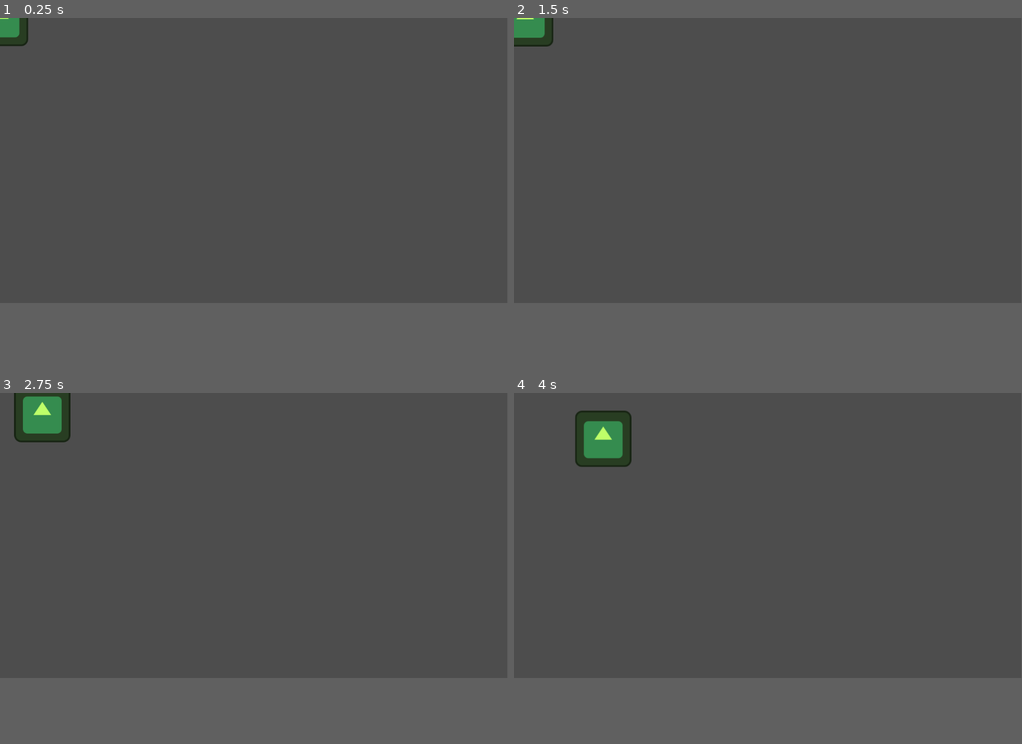
Above: before the commit, frames 1-4 (two rows, left to right).
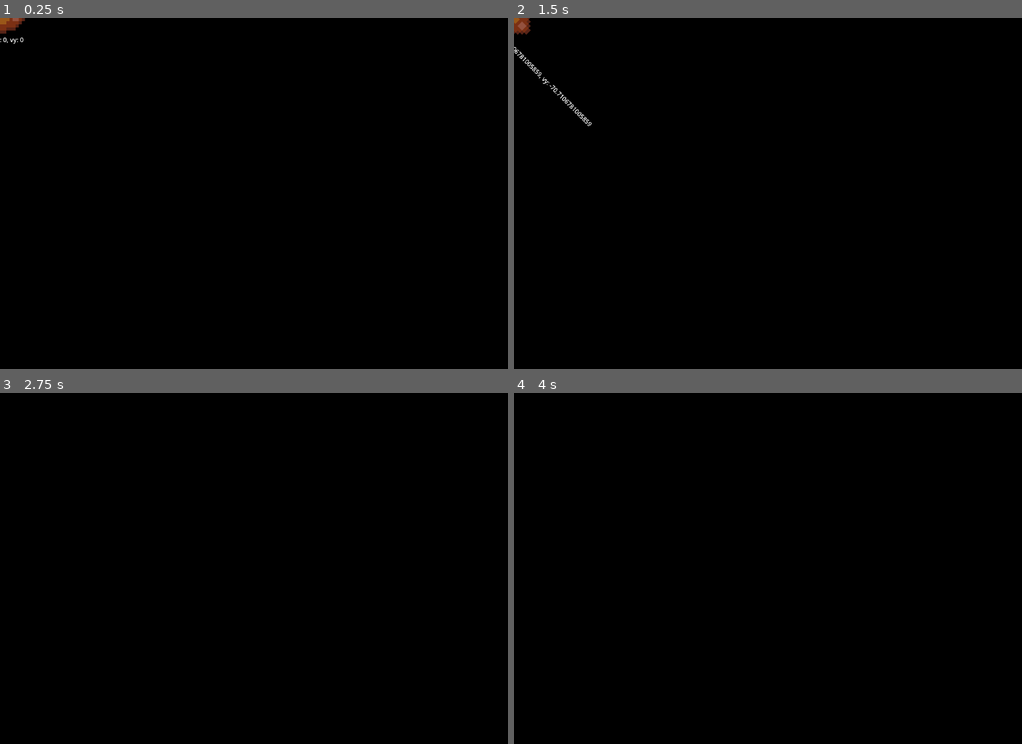
Above: after the commit, the same moments.

Repository: LaffertyDev/ld53-space-truckers
Game: Godot game, scene res://src/game/ships/ship.tscn
Same seed, same stepped clock (60 frames per second), same inputs: the game is played once before the commit and once after it. This scene is started directly instead of the project's main scene. The engine's default icon, where the game draws it, is replaced by a stand-in: a white triangle on a blue panel in a dark square.
Inputs:
- Up to frame 1 (0.25 s): no input
- Up to frame 2 (1.5 s): tap Enter at 0.5 s; hold Right (ui_right) 0.53-1.28 s; hold X (all_stop, bound only after the commit) 0.53-1.28 s; hold Down (ui_down) from 1.28 s (still down); tap X (all_stop, bound only after the commit) at 1.35 s
- Up to frame 3 (2.75 s): release Down (ui_down) at 2.03 s; hold Right (ui_right) from 2.03 s (still down); hold X (all_stop, bound only after the commit) from 2.03 s (still down)
- Up to frame 4 (4 s): release Right (ui_right) at 2.78 s; release X (all_stop, bound only after the commit) at 2.78 s; hold W (ship_thrust, bound only before the commit) 2.78-3.53 s; tap X (all_stop, bound only after the commit) at 2.85 s; hold Left (ui_left) from 3.53 s (still down); hold X (all_stop, bound only after the commit) from 3.53 s (still down)
In our replay, the window is 799x449 before the commit and 800x553 after it. These sizes can differ from the game's own. Grey fills any space a smaller window leaves; there, only what the larger window draws over its background counts as a difference.

The runs differ from the first frame. In frame 1, 81% of the frame differs, in the area x 0-100%, y 0-82%; in frame 2, 81%; in frame 3, 81%; in frame 4, 81%.

Commit message:
add players and improve movement code

Diff:
--- a/project.godot
+++ b/project.godot
@@ -15,15 +15,46 @@
 config/features=PackedStringArray("4.0", "GL Compatibility")
 config/icon="res://icon.svg"
 
+[display]
+
+window/size/viewport_width=1300
+window/size/viewport_height=900
+
 [input]
 
-ship_thrust={
+ship_thrust_forward={
 "deadzone": 0.5,
 "events": [Object(InputEventKey,"resource_local_to_scene":false,"resource_name":"","device":0,"window_id":0,"alt_pressed":false,"shift_pressed":false,"ctrl_pressed":false,"meta_pressed":false,"pressed":false,"keycode":0,"physical_keycode":87,"key_label":0,"unicode":0,"echo":false,"script":null)
+, Object(InputEventKey,"resource_local_to_scene":false,"resource_name":"","device":-1,"window_id":0,"alt_pressed":false,"shift_pressed":false,"ctrl_pressed":false,"meta_pressed":false,"pressed":false,"keycode":0,"physical_keycode":4194320,"key_label":0,"unicode":0,"echo":false,"script":null)
+]
+}
+rotate_clockwise={
+"deadzone": 0.5,
+"events": [Object(InputEventKey,"resource_local_to_scene":false,"resource_name":"","device":-1,"window_id":0,"alt_pressed":false,"shift_pressed":false,"ctrl_pressed":false,"meta_pressed":false,"pressed":false,"keycode":0,"physical_keycode":4194321,"key_label":0,"unicode":0,"echo":false,"script":null)
+, Object(InputEventKey,"resource_local_to_scene":false,"resource_name":"","device":-1,"window_id":0,"alt_pressed":false,"shift_pressed":false,"ctrl_pressed":false,"meta_pressed":false,"pressed":false,"keycode":0,"physical_keycode":68,"key_label":0,"unicode":100,"echo":false,"script":null)
+]
+}
+rotate_counterclockwise={
+"deadzone": 0.5,
+"events": [Object(InputEventKey,"resource_local_to_scene":false,"resource_name":"","device":-1,"window_id":0,"alt_pressed":false,"shift_pressed":false,"ctrl_pressed":false,"meta_pressed":false,"pressed":false,"keycode":0,"physical_keycode":4194319,"key_label":0,"unicode":0,"echo":false,"script":null)
+, Object(InputEventKey,"resource_local_to_scene":false,"resource_name":"","device":-1,"window_id":0,"alt_pressed":false,"shift_pressed":false,"ctrl_pressed":false,"meta_pressed":false,"pressed":false,"keycode":0,"physical_keycode":65,"key_label":0,"unicode":97,"echo":false,"script":null)
+]
+}
+ship_thrust_backward={
+"deadzone": 0.5,
+"events": [Object(InputEventKey,"resource_local_to_scene":false,"resource_name":"","device":-1,"window_id":0,"alt_pressed":false,"shift_pressed":false,"ctrl_pressed":false,"meta_pressed":false,"pressed":false,"keycode":0,"physical_keycode":83,"key_label":0,"unicode":115,"echo":false,"script":null)
+, Object(InputEventKey,"resource_local_to_scene":false,"resource_name":"","device":-1,"window_id":0,"alt_pressed":false,"shift_pressed":false,"ctrl_pressed":false,"meta_pressed":false,"pressed":false,"keycode":0,"physical_keycode":4194322,"key_label":0,"unicode":0,"echo":false,"script":null)
+]
+}
+all_stop={
+"deadzone": 0.5,
+"events": [Object(InputEventKey,"resource_local_to_scene":false,"resource_name":"","device":-1,"window_id":0,"alt_pressed":false,"shift_pressed":false,"ctrl_pressed":false,"meta_pressed":false,"pressed":false,"keycode":0,"physical_keycode":88,"key_label":0,"unicode":120,"echo":false,"script":null)
 ]
 }
 
 [rendering]
 
+textures/canvas_textures/default_texture_filter=0
 renderer/rendering_method="gl_compatibility"
 renderer/rendering_method.mobile="gl_compatibility"
+environment/defaults/default_clear_color=Color(0, 0, 0, 1)
--- a/src/game/persistant_world.gd
+++ b/src/game/persistant_world.gd
@@ -7,13 +7,47 @@
 const actual_server_addr = "wss://lafferty.dev:%s" % networked_port
 
 func _ready():
-	if DisplayServer.get_name() == "headless":
-		start_server()
+	if OS.is_debug_build():
+		if DisplayServer.get_name() == "headless":
+			start_server_direct()
+		else:
+			start_client_direct()
 	else:
-		start_client()
+		if DisplayServer.get_name() == "headless":
+			start_server()
+		else:
+			start_client()
+
+func start_server_direct():
+	print("Starting Server!")
+	var peer = ENetMultiplayerPeer.new()
+	multiplayer.connected_to_server.connect(self._on_connected_to_server)
+	multiplayer.server_disconnected.connect(self._on_server_disconnect)
+	multiplayer.peer_connected.connect(self.create_player)
+	multiplayer.peer_disconnected.connect(self.destroy_player)
+	peer.create_server(networked_port)
+	if peer.get_connection_status() == MultiplayerPeer.CONNECTION_DISCONNECTED:
+		OS.alert("Failed to start multiplayer server.")
+		return
+	multiplayer.set_multiplayer_peer(peer)
+
+	print("Server Started Successfully")
+func start_client_direct():
+	print("Starting Client in WS mode!!")
+	var peer = ENetMultiplayerPeer.new()
+	peer.create_client("localhost", networked_port)
+	if peer.get_connection_status() == MultiplayerPeer.CONNECTION_DISCONNECTED:
+		OS.alert("Failed to start client!")
+		return
+	multiplayer.set_multiplayer_peer(peer)
+	multiplayer.connected_to_server.connect(self._on_connected_to_server)
+	multiplayer.server_disconnected.connect(self._on_server_disconnect)
+	multiplayer.peer_connected.connect(self._on_client_peer_connected)
+	print("Client Started Successfully")
+
 
 func start_server():
-	print("Starting Server!")
+	print("Starting Server in WS mode!")
 	var peer = WebSocketMultiplayerPeer.new()
 	multiplayer.connected_to_server.connect(self._on_connected_to_server)
 	multiplayer.server_disconnected.connect(self._on_server_disconnect)
@@ -31,7 +65,7 @@
 	print("Server Started Successfully")
 
 func start_client():
-	print("Starting Client!")
+	print("Starting Client in WS mode!!")
 	var peer = WebSocketMultiplayerPeer.new()
 	var client_trusted_cas = load("res://fullchain.crt")
 	var client_tls_options = TLSOptions.client(client_trusted_cas)
--- a/src/game/persistant_world.tscn
+++ b/src/game/persistant_world.tscn
@@ -1,7 +1,8 @@
-[gd_scene load_steps=3 format=3 uid="uid://c23qm6uk0e3fw"]
+[gd_scene load_steps=4 format=3 uid="uid://c23qm6uk0e3fw"]
 
 [ext_resource type="Script" path="res://src/game/persistant_world.gd" id="1_hq46o"]
 [ext_resource type="Texture2D" uid="uid://b2m2o4ld48a32" path="res://icon.svg" id="2_dv08l"]
+[ext_resource type="PackedScene" uid="uid://dqwbw6ff8whb" path="res://src/game/stations/station.tscn" id="3_i2vhq"]
 
 [node name="persistant_world" type="Node2D"]
 script = ExtResource("1_hq46o")
@@ -14,8 +15,8 @@
 spawn_path = NodePath("../networked_player_list")
 
 [node name="Sprite2D" type="Sprite2D" parent="."]
-position = Vector2(308, 287)
-scale = Vector2(6.85938, 6.55469)
+position = Vector2(-252, 371.25)
+scale = Vector2(2.45313, 2.34766)
 texture = ExtResource("2_dv08l")
 
 [node name="player_ships_list" type="Node" parent="."]
@@ -25,5 +26,8 @@
 _spawnable_scenes = PackedStringArray("res://src/game/ships/ship.tscn")
 spawn_path = NodePath("../player_ships_list")
 
+[node name="station" parent="." instance=ExtResource("3_i2vhq")]
+position = Vector2(-177, 145)
+
 [connection signal="despawned" from="spawner_player" to="." method="_on_multiplayer_spawner_despawned"]
 [connection signal="spawned" from="spawner_player" to="." method="_on_multiplayer_spawner_spawned"]
--- a/src/game/ships/ship.gd
+++ b/src/game/ships/ship.gd
@@ -1,7 +1,8 @@
 extends CharacterBody2D
 
 var player_name: String
-const SPEED = 5.0
+const MAX_SPEED = 1500.0
+const ACCELERATION_PER_SECOND = 600 #980 is default gravity
 
 @export var my_velocity = self.velocity
 
@@ -21,5 +22,33 @@
 	pass
 
 func _physics_process(_delta):
-	velocity += %ShipInputSync.direction
+	rotation = deg_to_rad(%ShipInputSync.ship_rotation_degrees)
+	%debug_label.text = "rd: %s, vx: %s, vy: %s" % [int(rad_to_deg(rotation)), velocity.x, velocity.y]
+
+	# compute velocity direction from my rotation
+	var sluggish_deceleration_amount = 0.5
+	var acceleration_normalized = ACCELERATION_PER_SECOND * _delta
+	var accel_vec = Vector2(acceleration_normalized * cos(rotation), acceleration_normalized * sin(rotation))
+	if %ShipInputSync.is_thrusting_forward:
+		velocity += accel_vec
+		sluggish_deceleration_amount = 0
+	elif %ShipInputSync.is_thrusting_backward:
+		velocity -= accel_vec
+		sluggish_deceleration_amount = 0
+	elif %ShipInputSync.all_stop:
+		sluggish_deceleration_amount = 4
+
+	if sluggish_deceleration_amount > 0:
+		if velocity.length() > 1:
+			var minimum_loss = velocity.normalized() * 100 * _delta
+			var real_loss = velocity * (_delta * sluggish_deceleration_amount)
+			if (minimum_loss.length() > real_loss.length()):
+				velocity -= minimum_loss
+			else:
+				velocity -= real_loss
+		else:
+			velocity.x = 0
+			velocity.y = 0
+
+	velocity = velocity.limit_length(MAX_SPEED)
 	move_and_slide()
--- a/src/game/ships/ship.tscn
+++ b/src/game/ships/ship.tscn
@@ -1,11 +1,11 @@
 [gd_scene load_steps=7 format=3 uid="uid://d2ev1xh0atiji"]
 
-[ext_resource type="Texture2D" uid="uid://b2m2o4ld48a32" path="res://icon.svg" id="1_0jupo"]
 [ext_resource type="Script" path="res://src/game/ships/ship.gd" id="1_mb68k"]
+[ext_resource type="Texture2D" uid="uid://bvt3fuk6gxmah" path="res://src/game/ships/player_ship.png" id="2_enwnk"]
 [ext_resource type="Script" path="res://src/game/ships/ship_input_sync.gd" id="3_fjrh3"]
 
 [sub_resource type="RectangleShape2D" id="RectangleShape2D_hbsrq"]
-size = Vector2(126, 130)
+size = Vector2(128, 80)
 
 [sub_resource type="SceneReplicationConfig" id="SceneReplicationConfig_516l3"]
 properties/0/path = NodePath(".:position")
@@ -19,21 +19,30 @@
 properties/2/sync = true
 
 [sub_resource type="SceneReplicationConfig" id="SceneReplicationConfig_kwpk7"]
-properties/0/path = NodePath(".:direction")
+properties/0/path = NodePath(".:is_thrusting_forward")
 properties/0/spawn = true
 properties/0/sync = true
+properties/1/path = NodePath(".:is_thrusting_backward")
+properties/1/spawn = true
+properties/1/sync = true
+properties/2/path = NodePath(".:ship_rotation_degrees")
+properties/2/spawn = true
+properties/2/sync = true
+properties/3/path = NodePath(".:all_stop")
+properties/3/spawn = true
+properties/3/sync = true
 
 [node name="ship" type="CharacterBody2D"]
 motion_mode = 1
 script = ExtResource("1_mb68k")
 
-[node name="Sprite2D" type="Sprite2D" parent="."]
+[node name="CollisionShape2D" type="CollisionShape2D" parent="."]
+shape = SubResource("RectangleShape2D_hbsrq")
+
+[node name="sprite" type="Sprite2D" parent="."]
 modulate = Color(0.745098, 1, 0.411765, 1)
-texture = ExtResource("1_0jupo")
-
-[node name="CollisionShape2D" type="CollisionShape2D" parent="."]
-position = Vector2(-1, -1)
-shape = SubResource("RectangleShape2D_hbsrq")
+scale = Vector2(4, 4)
+texture = ExtResource("2_enwnk")
 
 [node name="ServerSync" type="MultiplayerSynchronizer" parent="."]
 replication_config = SubResource("SceneReplicationConfig_516l3")
@@ -43,3 +52,10 @@
 root_path = NodePath(".")
 replication_config = SubResource("SceneReplicationConfig_kwpk7")
 script = ExtResource("3_fjrh3")
+
+[node name="debug_label" type="Label" parent="."]
+unique_name_in_owner = true
+offset_left = -61.0
+offset_top = 44.0
+offset_right = 63.0
+offset_bottom = 93.0
--- a/src/game/ships/ship_input_sync.gd
+++ b/src/game/ships/ship_input_sync.gd
@@ -1,27 +1,33 @@
 extends MultiplayerSynchronizer
 
-@export var is_thrusting := false
-@export var ship_rotation := 0
-@export var direction := Vector2()
+@export var is_thrusting_forward := false
+@export var is_thrusting_backward := false
+@export var ship_rotation_degrees := 0
+@export var all_stop := false
 
 func _ready():
 	# only process locally for the local player
 	set_process(get_multiplayer_authority() == multiplayer.get_unique_id())
 
 func _process(_delta):
-	is_thrusting = Input.is_action_pressed("ship_thrust")
+	if (Input.is_action_pressed("ship_thrust_forward")):
+		is_thrusting_forward = true
+		is_thrusting_backward = false
+		all_stop = false
+	elif (Input.is_action_pressed("ship_thrust_backward")):
+		is_thrusting_forward = false
+		is_thrusting_backward = true
+		all_stop = false
+	elif (Input.is_action_pressed("all_stop")):
+		is_thrusting_forward = false
+		is_thrusting_backward = false
+		all_stop = true
+	else:
+		is_thrusting_forward = false
+		is_thrusting_backward = false
+		# all_stop is sticky until you accelerate
 
-	if Input.is_action_pressed("ui_left"):
-		direction.x = -1
-		print("ui left")
-	elif Input.is_action_pressed("ui_right"):
-		direction.x = 1
-	else:
-		direction.x = 0
-
-	if Input.is_action_pressed("ui_up"):
-		direction.y = -1
-	elif Input.is_action_pressed("ui_down"):
-		direction.y = 1
-	else:
-		direction.y = 0
+	if (Input.is_action_pressed("rotate_clockwise")):
+		ship_rotation_degrees = (ship_rotation_degrees + 1) % 360
+	elif (Input.is_action_pressed("rotate_counterclockwise")):
+		ship_rotation_degrees = (ship_rotation_degrees - 1) % 360
--- /dev/null
+++ b/src/game/stations/station.tscn
@@ -0,0 +1,47 @@
+[gd_scene load_steps=4 format=3 uid="uid://dqwbw6ff8whb"]
+
+[ext_resource type="Texture2D" uid="uid://bpokcoffe7f03" path="res://src/game/stations/station.png" id="1_dix8o"]
+
+[sub_resource type="CapsuleShape2D" id="CapsuleShape2D_4snth"]
+radius = 356.0
+height = 712.0
+
+[sub_resource type="CircleShape2D" id="CircleShape2D_2xefy"]
+radius = 72.0
+
+[node name="station" type="Node2D"]
+
+[node name="Sprite2D" type="Sprite2D" parent="."]
+scale = Vector2(4, 4)
+texture = ExtResource("1_dix8o")
+
+[node name="main_collision" type="StaticBody2D" parent="."]
+
+[node name="CollisionShape2D" type="CollisionShape2D" parent="main_collision"]
+shape = SubResource("CapsuleShape2D_4snth")
+
+[node name="LandingPad_Right" type="Area2D" parent="."]
+position = Vector2(448, 0)
+
+[node name="CollisionShape2D" type="CollisionShape2D" parent="LandingPad_Right"]
+shape = SubResource("CircleShape2D_2xefy")
+
+[node name="LandingPad_Top" type="Area2D" parent="."]
+position = Vector2(0, -448)
+metadata/_edit_group_ = true
+
+[node name="CollisionShape2D" type="CollisionShape2D" parent="LandingPad_Top"]
+shape = SubResource("CircleShape2D_2xefy")
+metadata/_edit_lock_ = true
+
+[node name="LandingPad_Bottom" type="Area2D" parent="."]
+position = Vector2(0, 448)
+
+[node name="CollisionShape2D" type="CollisionShape2D" parent="LandingPad_Bottom"]
+shape = SubResource("CircleShape2D_2xefy")
+
+[node name="LandingPad_Left" type="Area2D" parent="."]
+position = Vector2(-448, 0)
+
+[node name="CollisionShape2D" type="CollisionShape2D" parent="LandingPad_Left"]
+shape = SubResource("CircleShape2D_2xefy")
Binary file added: src/game/ships/player_ship.png
Not shown, added: src/game/ships/player_ship.png.import
Binary file added: src/game/ships/station.png
Not shown, added: src/game/ships/station.png.import
Binary file added: src/game/stations/station.png
Not shown, added: src/game/stations/station.png.import
Not shown, changed: .DS_Store
Not shown, changed: src/.DS_Store
Not shown, changed: src/game/.DS_Store
Not shown, removed: src/game/projectiles/.DS_Store
Not shown, added: src/game/stations/.DS_Store
